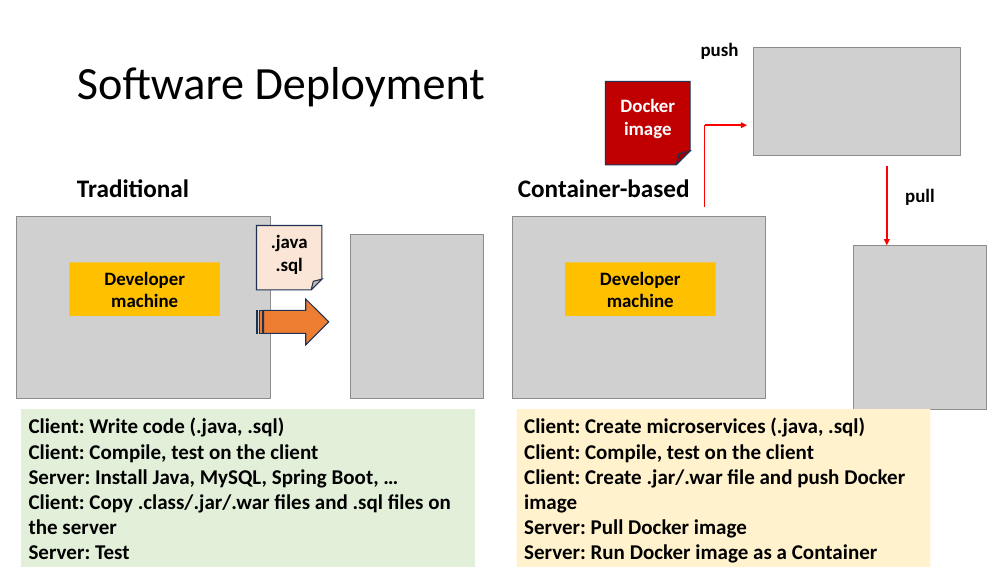
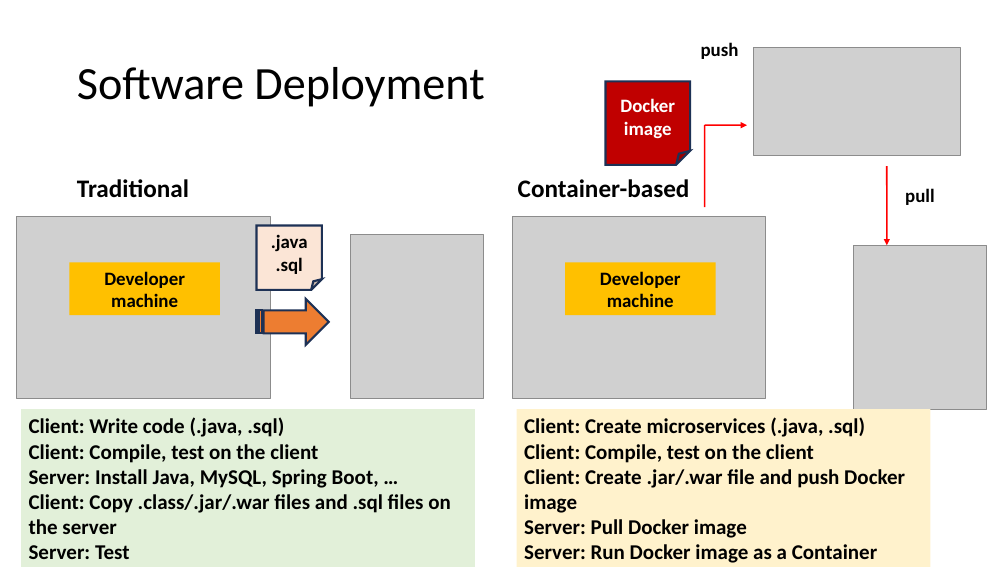
Before and after one commit to saurabh-kumar-coder/CDAC_ACTS, a slide deck: slide 2 of COLLEGE/MODULES/DevOps/Oct15/DevOps 14 Oct 2024.pptx. Drawn at 1008x567 pixels with LibreOffice and Linux fonts; fonts in the diff are those of the drawing; grey boxes stand for pictures. Boxes give left, top, right and bottom in pixels: in the first picture for what was removed or moved away, otherwise in the second. Text is boxed around its words. In the diff, an @@ line names an element or a change of style, - is before the commit and + after.

```diff
--- a/COLLEGE/MODULES/DevOps/Oct15/DevOps 14 Oct 2024.pptx
+++ b/COLLEGE/MODULES/DevOps/Oct15/DevOps 14 Oct 2024.pptx
@@ outline #1E3256 1 pt to #1E3256 2 pt; proportions changed in 3 elements at [606, 82, 690, 166], [256, 225, 321, 290], [256, 299, 328, 346] @@
```
Also in this commit, not shown: 11 other slides changed, 1 other file.
